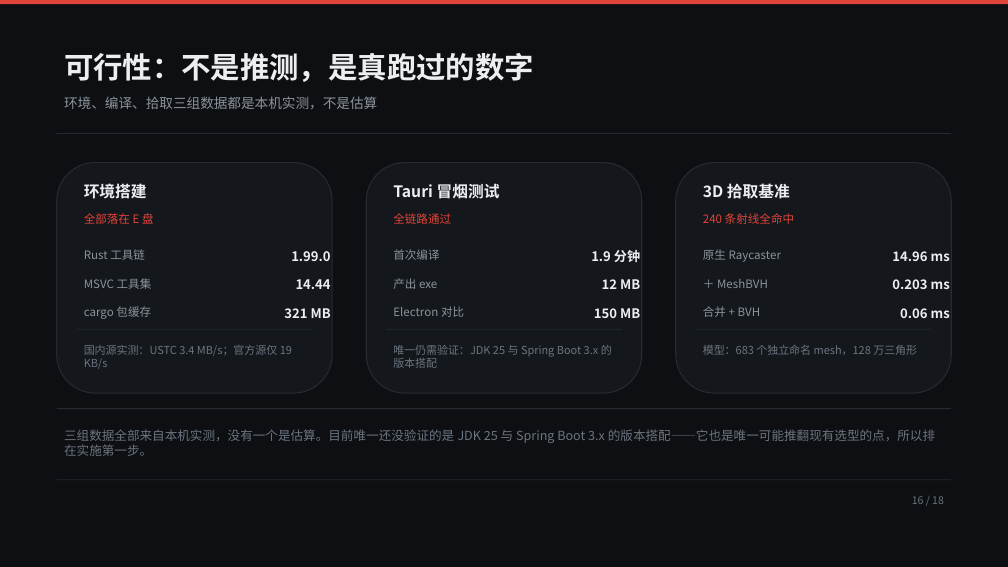
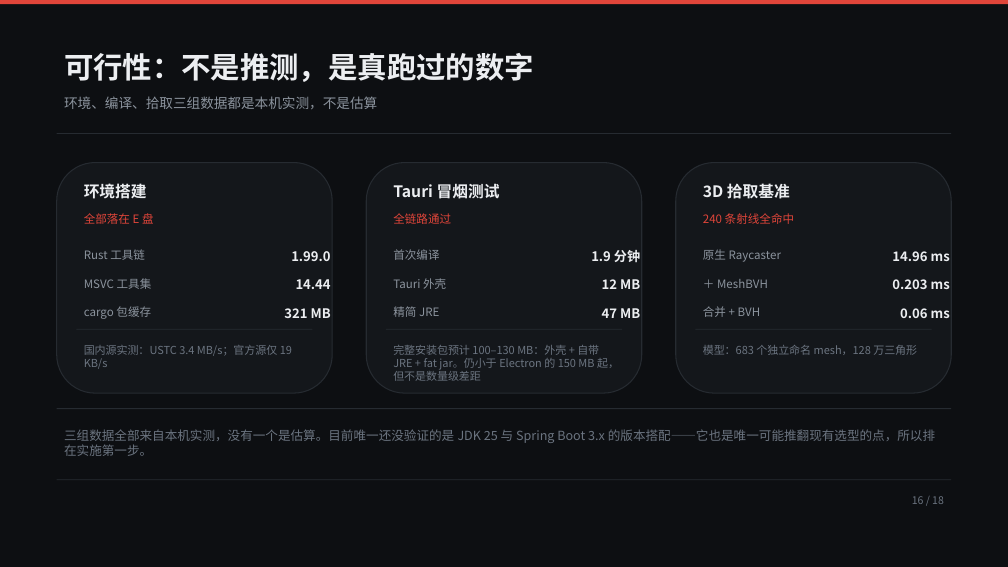
Before and after one commit to alpaca-cn/changE, a slide deck: slide 16 of ppt_tasks/change-design-deck/change-design-deck.pptx. Drawn at 1008x567 pixels with LibreOffice and Linux fonts; fonts in the diff are those of the drawing. Boxes give left, top, right and bottom in pixels: in the first picture for what was removed or moved away, otherwise in the second. Text is boxed around its words. In the diff, an @@ line names an element or a change of style, - is before the commit and + after.

Commit message:
spec+deck: 记录「单用户可分发」决定，并更正安装包体积
用户决定：仍做只服务一个人的客户端，但要能发给朋友用，
不能只跑在自己电脑上。这与「多用户」是两回事——
每人跑自己的一份、各存各的数据，不需要账号与服务端。

spec 新增「分发形态」一节，列出五个连带影响：
1. 必须自带 Java 运行时（实测精简 JRE 47.4 MB）
2. 不得把模型 API Key 打进安装包
3. 数据目录不能写死
4. WebView2 在 Win10 上需兜底
5. 中国食物成分表转录版不可分发，须排除

并更正一个此前反复引用的数字：12 MB 只是 Tauri 外壳，
完整安装包预计 100-130 MB。风险清单增至 7 条。

deck 同步修订（v3）：封面数字全部改实测值、p16 拆开体积、
p17 加「朋友的电脑没有 JDK」并把末步改为「打包分发」。

```diff
--- a/ppt_tasks/change-design-deck/change-design-deck.pptx
+++ b/ppt_tasks/change-design-deck/change-design-deck.pptx
@@ text at (393, 278, 446, 289): text changed @@
-产出 exe
+Tauri 外壳
@@ text at (393, 306, 439, 317): text changed @@
-Electron 对比
+精简 JRE
@@ text at (602, 308, 640, 318): text changed @@
-150 MB
+47 MB
@@ text at (393, 345, 619, 381): text changed @@
-唯一仍需验证：JDK 25 与 Spring Boot 3.x 的版本搭配
+完整安装包预计 100–130 MB：外壳 + 自带 JRE + fat jar。仍小于 Electron 的 150 MB 起，但不是数量级差距
```
Also in this commit, not shown: 2 other slides changed, 7 other files.
